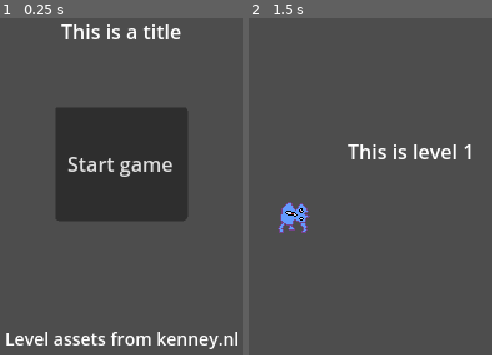
Above: before the commit, frames 1-2 (left to right).
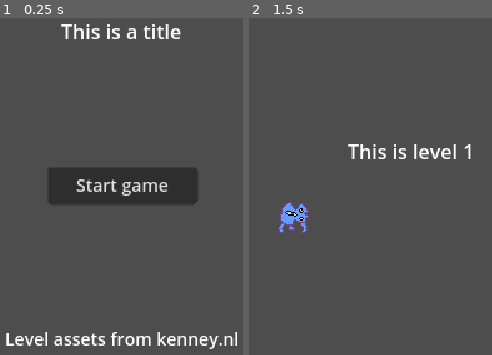
Above: after the commit, the same moments.

Repository: yndajas/ludum-dare-54
Game: Godot game, scene res://main_menu.tscn
The game is run twice, just before and just after one commit, with the same random seed, the same clock (stepped at 60 frames per second) and the same inputs.
Inputs:
- Up to frame 1 (0.25 s): no input
- Up to frame 2 (1.5 s): click "Start game" at 0.5 s; tap Enter at 1.25 s

The runs differ from the first frame. In frame 1, 13% of the frame differs, in the area x 20-82%, y 26-61%; in frame 2, nothing differs.

Commit message:
Center and resize start button

Diff:
--- a/main_menu.tscn
+++ b/main_menu.tscn
@@ -21,10 +21,11 @@
 text = "[center]Level assets from kenney.nl"
 
 [node name="StartButton" type="Button" parent="."]
-offset_left = 266.0
-offset_top = 102.0
-offset_right = 372.0
-offset_bottom = 193.0
+offset_left = 260.0
+offset_top = 150.0
+offset_right = 380.0
+offset_bottom = 180.0
+theme_override_font_sizes/font_size = 14
 text = "Start game"
 
 [connection signal="pressed" from="StartButton" to="." method="_on_button_pressed"]
